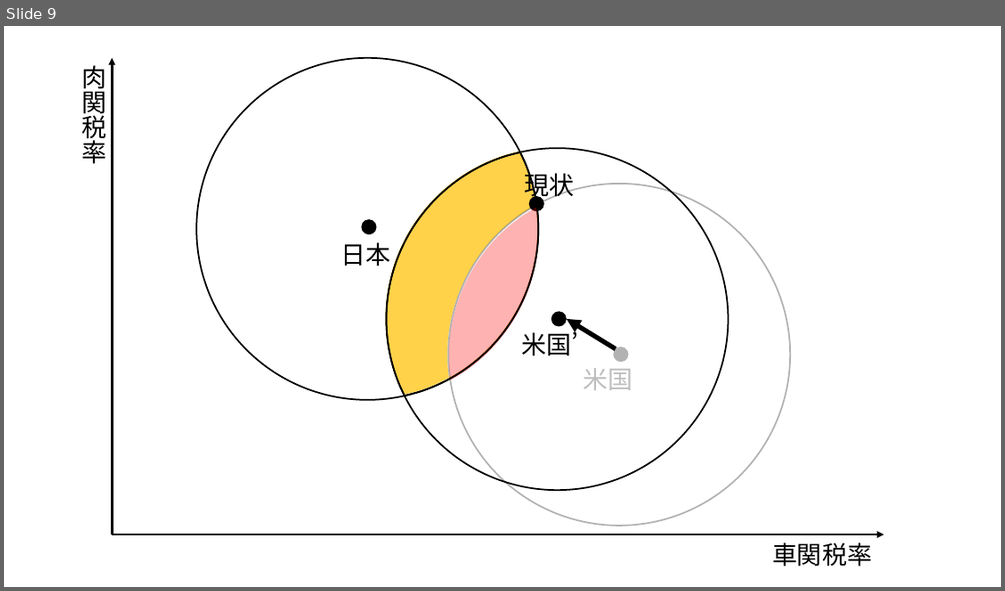
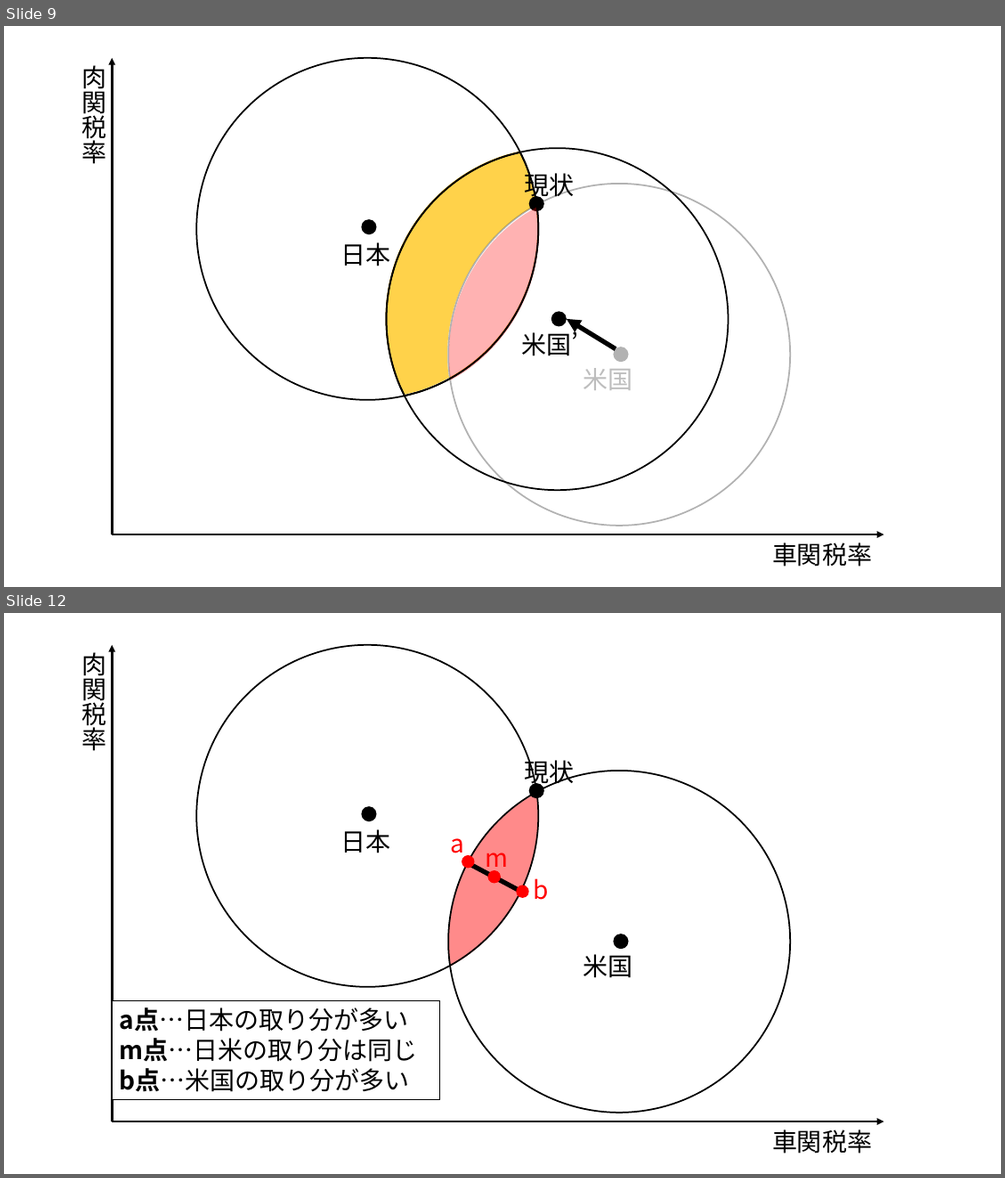
Before and after one commit to junpei-suzuki/IPE1-2026-Gakushuin, a slide deck: figs/DIYfigures_ipe1.pptx. Shown one above the other, each under a label of ours: slide 9 before the commit, slides 9 and 12 after it; the slides between them are not shown. The pictures are 1005x591 and 1005x1178 pixels, drawn with LibreOffice and Linux fonts; fonts in the diff are those of the drawing. Boxes give left, top, right and bottom in pixels: in the first picture for what was removed or moved away, otherwise in the second. Text is boxed around its words. In the diff, an @@ line names an element or a change of style, - is before the commit and + after.

```diff
--- a/figs/DIYfigures_ipe1.pptx
+++ b/figs/DIYfigures_ipe1.pptx
@@ slide 12 added at (4, 613, 1001, 1174), background #FFFFFF @@
@@ group added at (81, 645, 884, 1153): 8 texts, 8 ellipses, 2 arrows, 1 freeform shape, 1 rectangle, 1 line @@
+車関税率
+肉関税率
+日本
+米国
+現状
+a点…⽇本の取り分が多い
+m点…⽇⽶の取り分は同じ
+b点…⽶国の取り分が多い
+a
+m
+b
```
Also in this commit, not shown: 6 other slides added, 6 other files.
